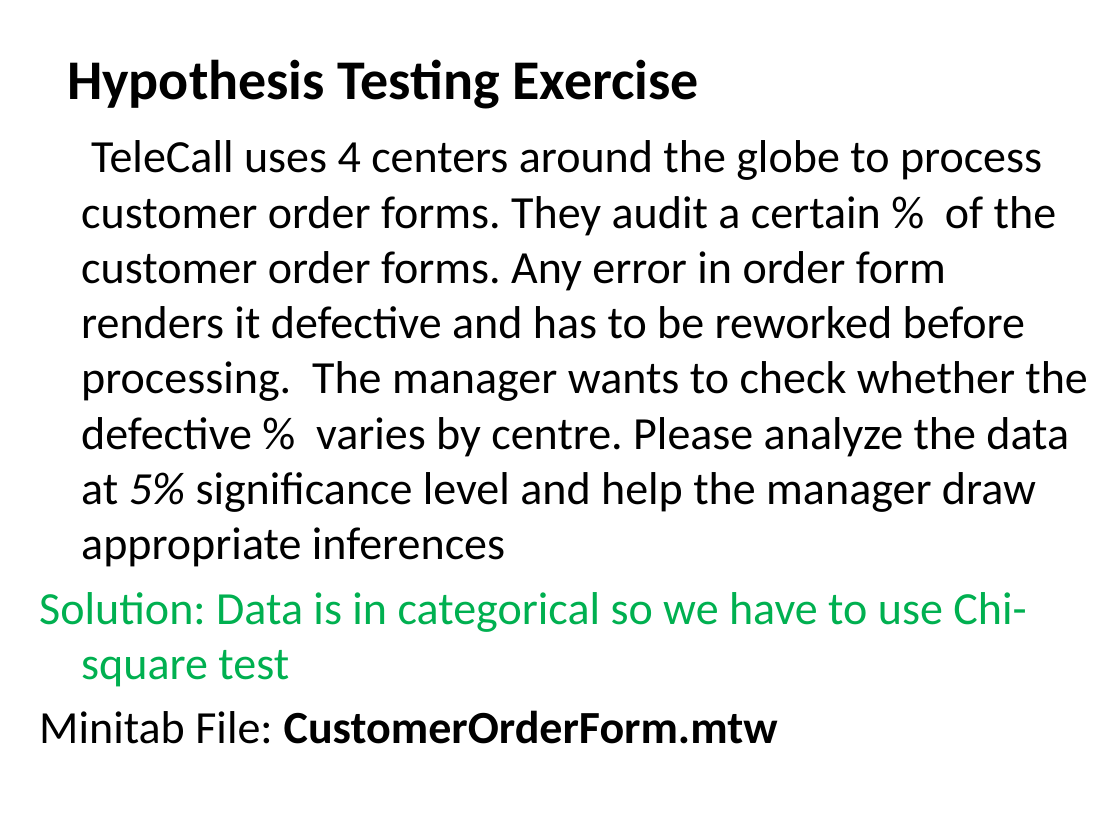
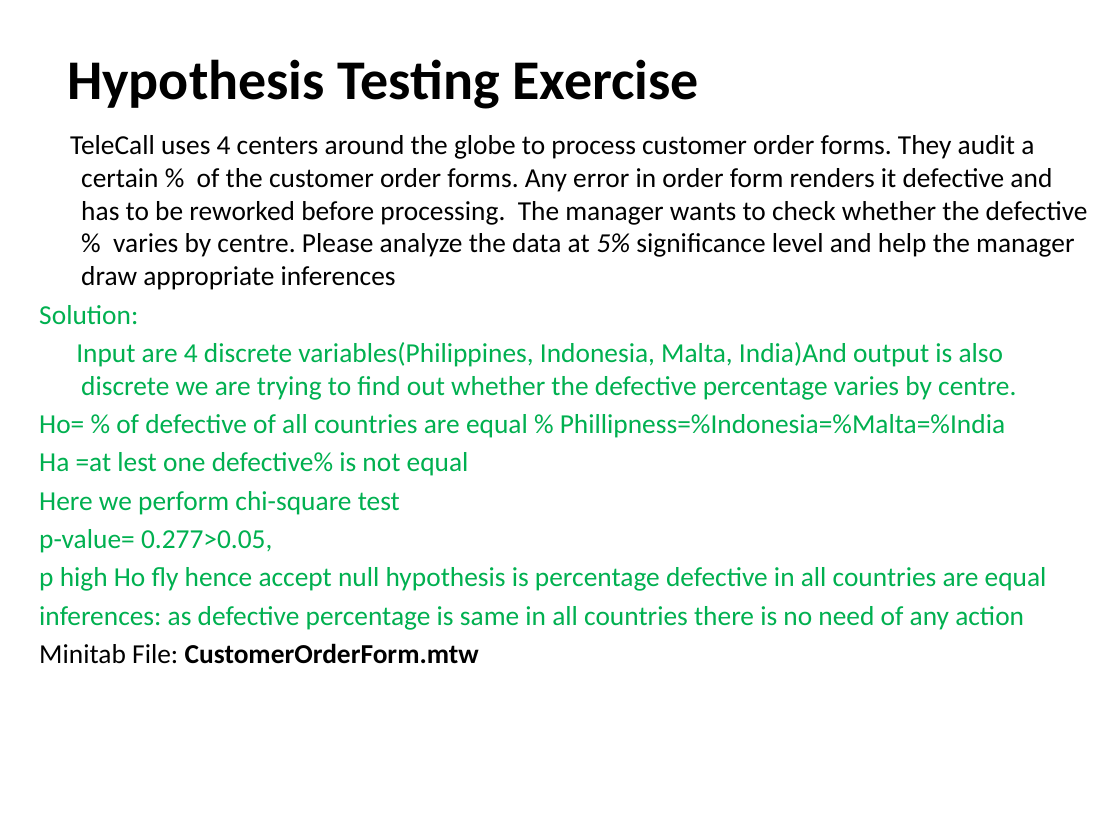
Before and after one commit to Apoorva023/Excelr-Assignment, a slide deck: slide 5 of Hypothesis testing/Hypothesis_Testing_Assignment.pptx (slide 4 before the commit). Drawn at 1120x840 pixels with LibreOffice and Linux fonts; fonts in the diff are those of the drawing. Boxes give left, top, right and bottom in pixels: in the first picture for what was removed or moved away, otherwise in the second. Text is boxed around its words. In the diff, an @@ line names an element or a change of style, - is before the commit and + after.

```diff
--- a/Hypothesis testing/Hypothesis_Testing_Assignment.pptx
+++ b/Hypothesis testing/Hypothesis_Testing_Assignment.pptx
@@ text at box(39, 135, 1088, 664): size 29.6 to 17.6 pt in "TeleCall uses 4 centers around the globe ...", "Minitab File: CustomerOrderForm.mtw"; less space between paragraphs @@
@@ text at box(39, 305, 1047, 630): text changed; size 29.6 to 17.6 pt @@
-Solution: Data is in categorical so we have to use Chi-square test
+Solution:
+Input are 4 discrete variables(Philippines, Indonesia, Malta, India)And output is also discrete we are trying to find out whether the defective percentage varies by centre.
+Ho= % of defective of all countries are equal % Phillipness=%Indonesia=%Malta=%India
+Ha =at lest one defective% is not equal
+Here we perform chi-square test
+p-value= 0.277>0.05,
+p high Ho fly hence accept null hypothesis is percentage defective in all countries are equal
+inferences: as defective percentage is same in all countries there is no need of any action
```
Also in this commit, not shown: 2 other slides changed, 1 slide added.
